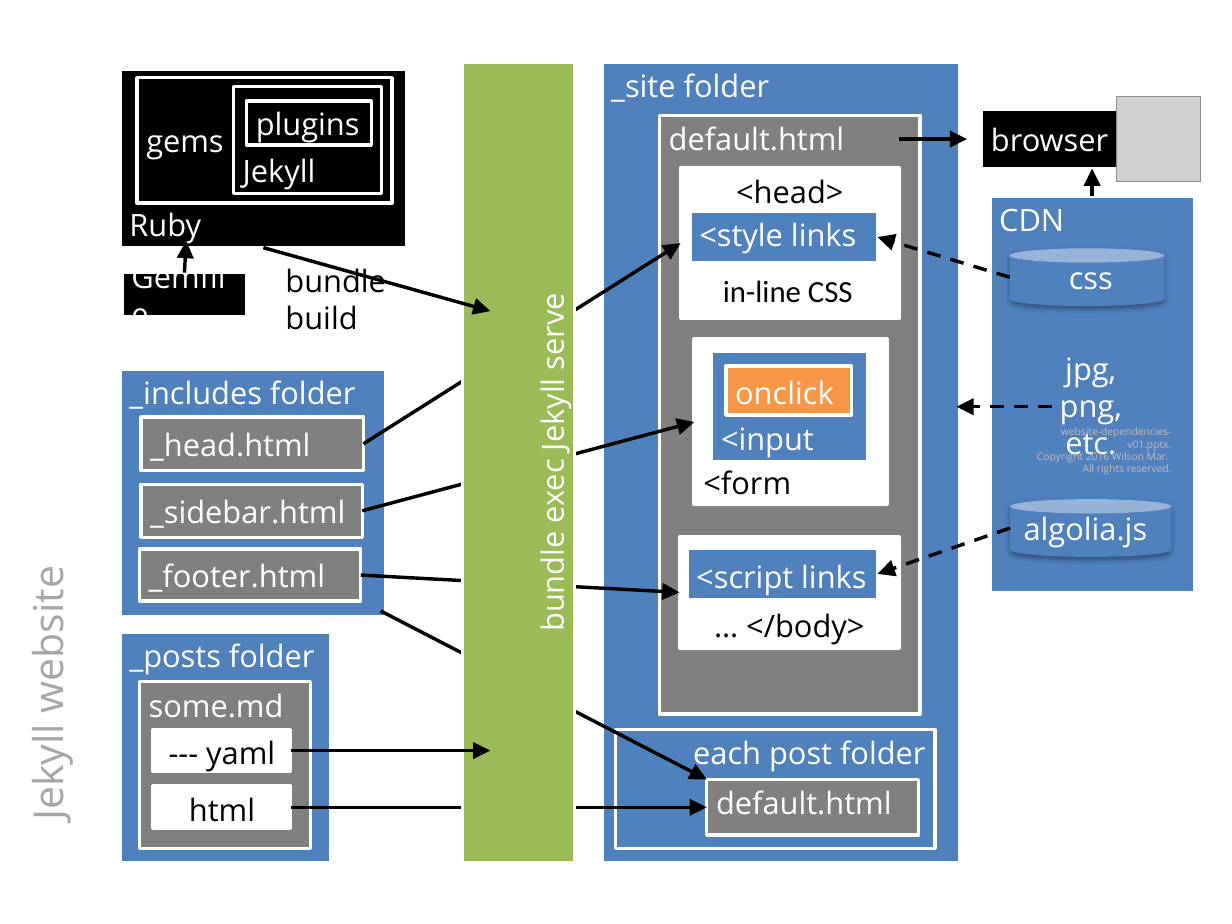
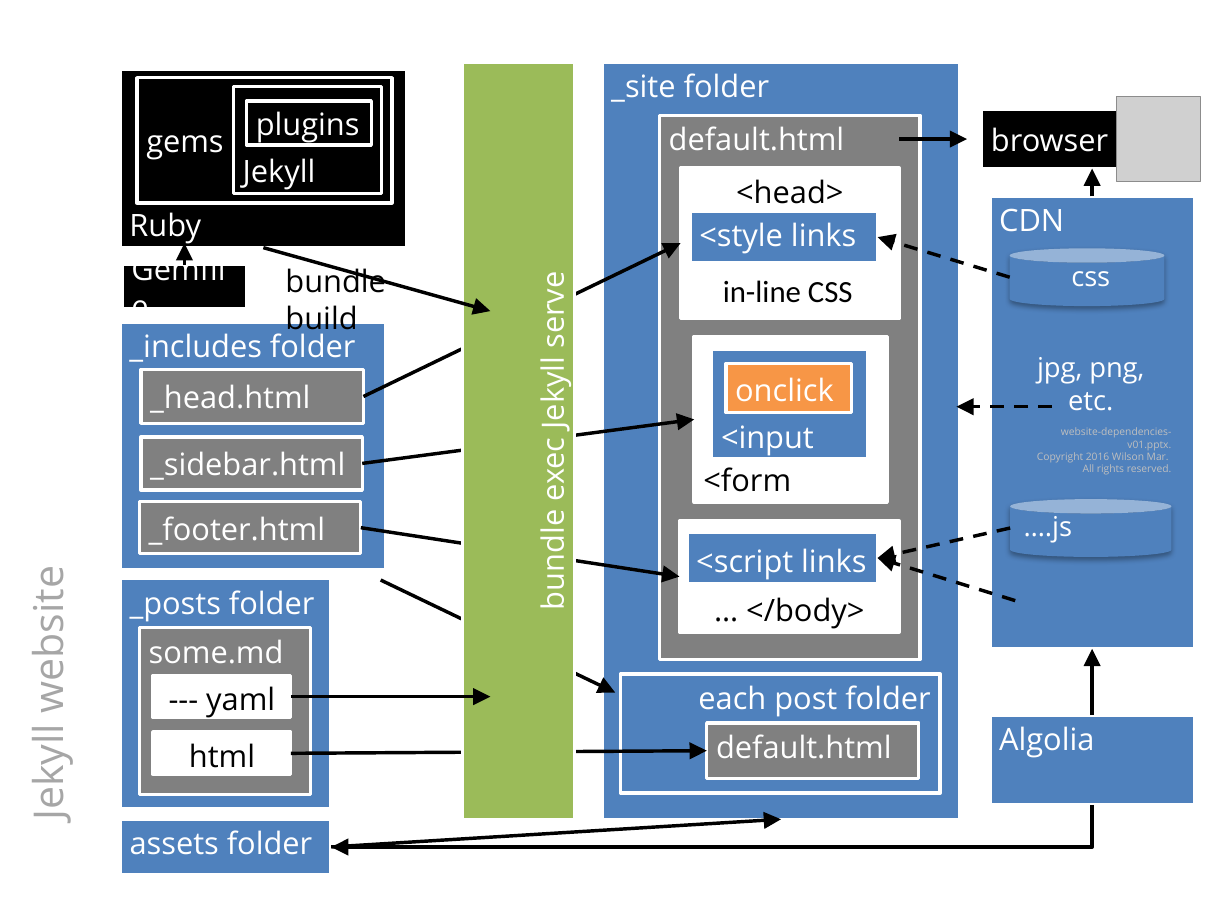
Before and after one commit to rkuma183/wilsonmar.github.io, a slide deck: slide 1 of fig/website-dependencies-v01.pptx. Drawn at 1232x924 pixels with LibreOffice and Linux fonts; fonts in the diff are those of the drawing; grey boxes stand for pictures. Boxes give left, top, right and bottom in pixels: in the first picture for what was removed or moved away, otherwise in the second. Text is boxed around its words. In the diff, an @@ line names an element or a change of style, - is before the commit and + after.

```diff
--- a/fig/website-dependencies-v01.pptx
+++ b/fig/website-dependencies-v01.pptx
@@ rectangle "bundle exec Jekyll serve": place and size @@
-rectangle "bundle exec Jekyll serve" at (463, 62, 575, 863)
+rectangle "bundle exec Jekyll serve" at (463, 62, 575, 819)
@@ rectangle "_site folder": place and size @@
-rectangle "_site folder" at (602, 62, 961, 862)
+rectangle "_site folder" at (602, 62, 961, 819)
@@ rectangle "default.html": place and size @@
-rectangle "default.html" at (659, 116, 920, 715)
+rectangle "default.html" at (659, 116, 920, 660)
@@ rectangle "CDN": place and size @@
-rectangle "CDN" at (989, 196, 1194, 591)
+rectangle "CDN" at (989, 196, 1194, 648)
@@ rectangle "Gemfile": place and size @@
-rectangle "Gemfile" at (122, 272, 246, 317)
+rectangle "Gemfile" at (122, 265, 246, 309)
@@ arrow moved from (185, 272) - (186, 241) to (185, 265) - (185, 243) @@
@@ arrow moved from (363, 444) - (680, 243) to (363, 397) - (680, 243) @@
@@ rounded rectangle "css" at (1014, 250, 1169, 314): size 18 to 16 pt @@
@@ rectangle "_includes folder": place and size @@
-rectangle "_includes folder" at (121, 370, 386, 617)
+rectangle "_includes folder" at (121, 322, 386, 569)
@@ rectangle "<input": place and size @@
-rectangle "<input" at (712, 352, 867, 462)
+rectangle "<input" at (712, 349, 867, 458)
@@ text "jpg, png," at (1037, 357, 1144, 411): size 18 to 16 pt @@
@@ rectangle "_head.html": place and size @@
-rectangle "_head.html" at (140, 416, 363, 471)
+rectangle "_head.html" at (140, 370, 363, 424)
@@ arrow moved from (362, 511) - (694, 423) to (362, 463) - (694, 419) @@
@@ rectangle "_sidebar.html": place and size @@
-rectangle "_sidebar.html" at (140, 484, 362, 537)
+rectangle "_sidebar.html" at (140, 437, 362, 490)
@@ rectangle "_footer.html": place and size @@
-rectangle "_footer.html" at (139, 549, 361, 601)
+rectangle "_footer.html" at (139, 501, 361, 553)
@@ arrow moved from (361, 575) - (680, 593) to (361, 527) - (680, 577) @@
@@ rectangle "… </body>": place and size @@
-rectangle "… </body>" at (680, 537, 899, 648)
+rectangle "… </body>" at (680, 521, 899, 632)
@@ rectangle "<script links": place and size @@
-rectangle "<script links" at (687, 548, 878, 600)
+rectangle "<script links" at (687, 532, 878, 584)
@@ arrow moved from (1010, 529) - (877, 574) to (1010, 529) - (877, 558) @@
@@ text in rounded rectangle at (1024, 511, 1073, 543): text changed; size 18 to 16 pt @@
-algolia.js
+….js
@@ arrow added from (1015, 601) to (877, 558), #000000 2 pt dashed @@
@@ arrow moved from (381, 611) - (707, 780) to (381, 580) - (615, 692) @@
@@ arrow added from (1092, 716) to (1092, 649), #000000 2 pt @@
@@ rectangle "each post folder": place and size @@
-rectangle "each post folder" at (615, 729, 935, 848)
+rectangle "each post folder" at (621, 674, 941, 792)
@@ rectangle added at (989, 716, 1194, 806), fill #4F81BD, outline #FFFFFF 2 pt, 18 pt, text #FFFFFF @@
+Algolia
@@ 5 rectangles, 2 arrows: place and size @@
-5 rectangles, 2 arrows at (121, 632, 919, 862)
+5 rectangles, 2 arrows at (121, 579, 919, 809)
@@ elbow arrow added from (1092, 804) to (331, 846), #000000 2 pt @@
@@ rectangle added at (121, 819, 331, 873), fill #4F81BD, outline #FFFFFF 2 pt, 18 pt, text #FFFFFF @@
+assets folder
@@ arrow added from (331, 846) to (781, 819), #000000 2 pt @@
```
Also in this commit, not shown: 4 other files.
